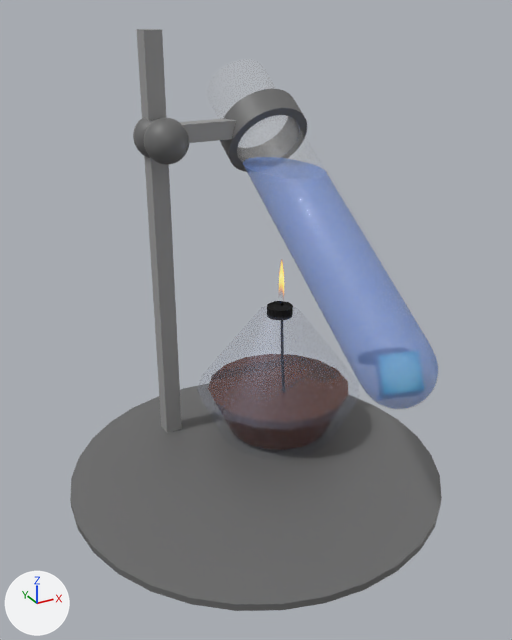
What one commit did to the glTF model public/models/bakb.glb.
One viewpoint serves both versions: a 50 mm camera at (-2.93, -5.27, 5.29) aimed at (-0.12, -0.15, 2.73). Every picture has the same lights, and +X, +Y and +Z are marked at lower left. The older version comes first. Where no turn or scale is listed for an object, it has been applied to the vertices.

In view in the first picture: 'FireSource.002', 'Holder3.001', 'Holder3.002', 'Holder3.003', 'Holder3.004', 'Holder3.005', 'Holder3.006', 'WaterTube' and 2 more.
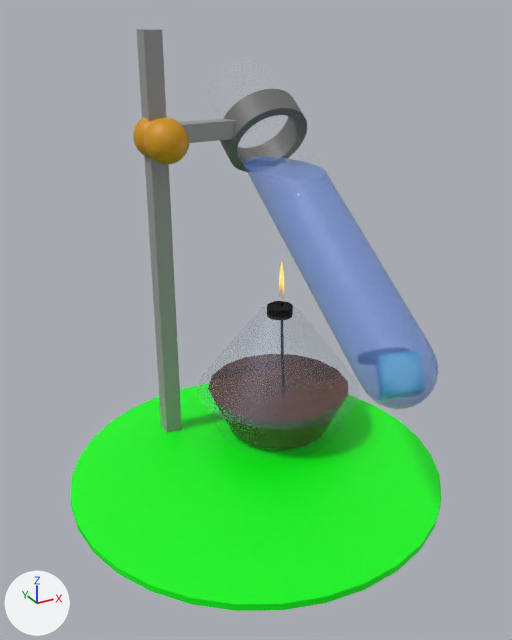
The edits, one by one:
Material 'Material.014' (mat_material_014) changes colour from dark grey #6c6c6c to green #00ff16; in linear values from (0.15, 0.15, 0.15) to (0.0, 1.0, 0.0079).
Material 'Material.016' (mat_material_016) changes colour from dark grey #6c6c6c to yellow #d39400; in linear values from (0.15, 0.15, 0.15) to (0.651, 0.296, 0.0).

Where the change shows, as pixel boxes [x1, y1, x2, y2] in the pictures (512 x 640 px):
'Holder3.001', recoloured (dark grey to green): [70, 386, 442, 611] in both
'Holder3.004', recoloured: [144, 118, 189, 165] in both
'Holder3.003', recoloured: [133, 117, 160, 158] in both
